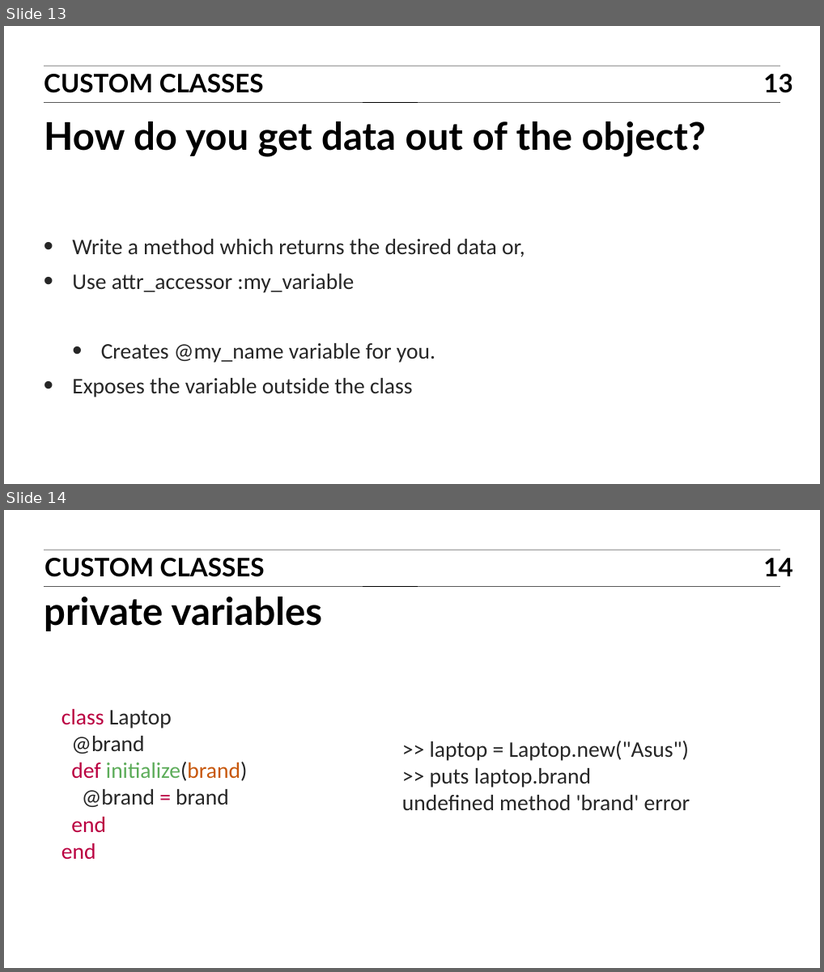
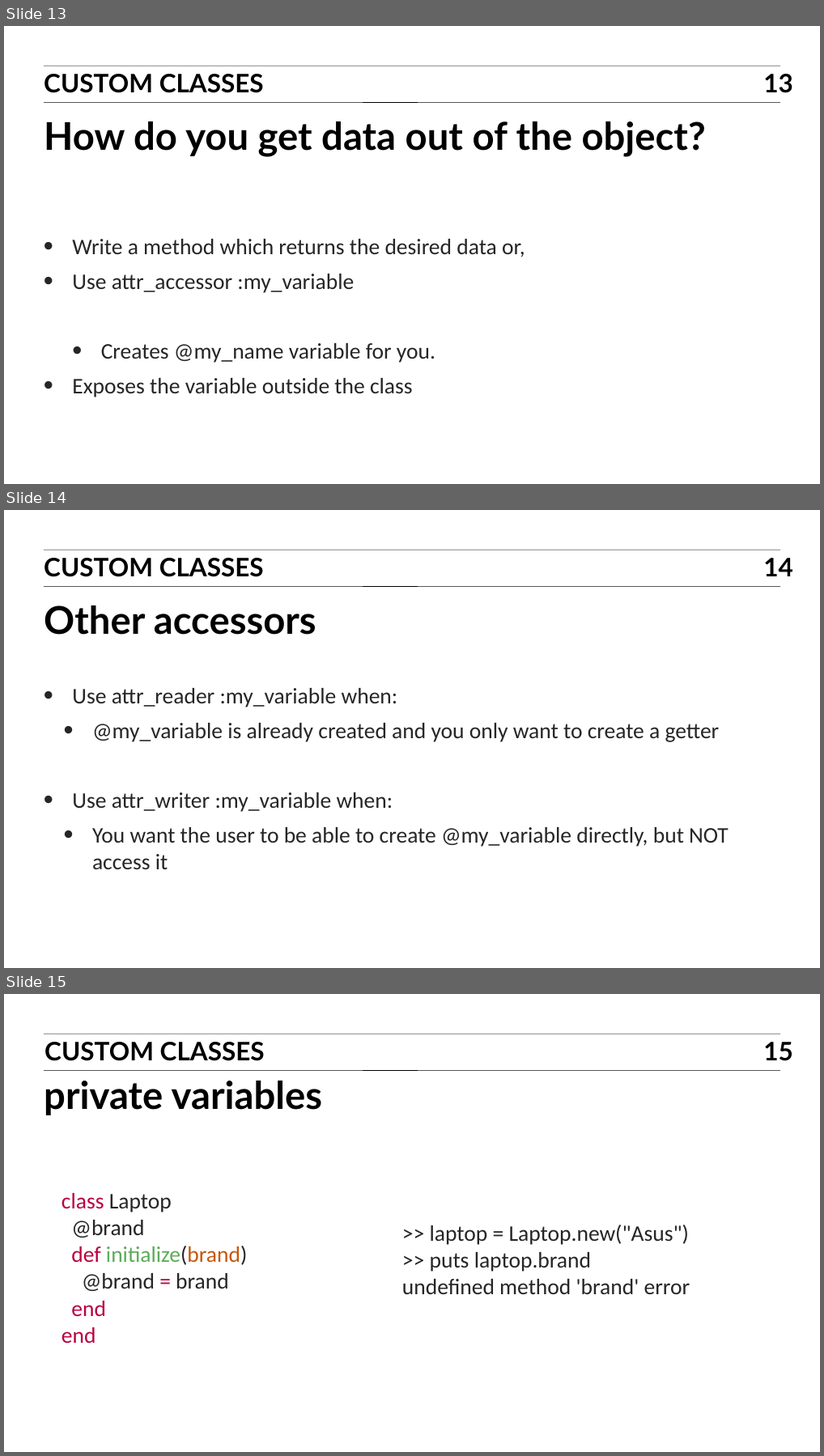
Before and after one commit to TravisGriffiths/ITR-BOS-01, a slide deck: Slides/05_ITR_slides.ppt. Shown one above the other, each under a label of ours: slides 13 and 14 before the commit, slides 13, 14 and 15 after it. The pictures are 824x972 and 824x1456 pixels, drawn with LibreOffice and Linux fonts; fonts in the diff are those of the drawing. Boxes give left, top, right and bottom in pixels: in the first picture for what was removed or moved away, otherwise in the second. Text is boxed around its words. In the diff, an @@ line names an element or a change of style, - is before the commit and + after.

Commit message:
Added changes in class to Excersises AND challenges to Homework

```diff
--- a/Slides/05_ITR_slides.ppt
+++ b/Slides/05_ITR_slides.ppt
@@ slide 14 added at (x1=4, y1=510, x2=820, y2=968), background #FFFFFF @@
@@ line added from (44, 550) to (781, 550), #000000 0.51 pt @@
@@ text added at (x1=44, y1=558, x2=264, y2=577), 32 pt, text #000000, bold @@
+CUSTOM CLASSES
@@ page number added at (x1=764, y1=558, x2=794, y2=576), 32 pt, text #000000, bold @@
+14
@@ line added from (44, 586) to (781, 586), #000000 0.51 pt @@
@@ title added at (x1=44, y1=606, x2=317, y2=635), 48 pt, text #000000, bold @@
+Other accessors
@@ text added at (x1=72, y1=688, x2=729, y2=870), 28 pt, text #262626 @@
+• Use attr_reader :my_variable when:
+  • @my_variable is already created and you only want to create a getter
+• Use attr_writer :my_variable when:
+  • You want the user to be able to create @my_variable directly, but NOT access it
@@ what was slide 14 is now slide 15 @@
@@ page number at (x1=764, y1=1042, x2=794, y2=1061): text changed @@
-14
+15
```
Also in this commit, not shown: 6 other files.
